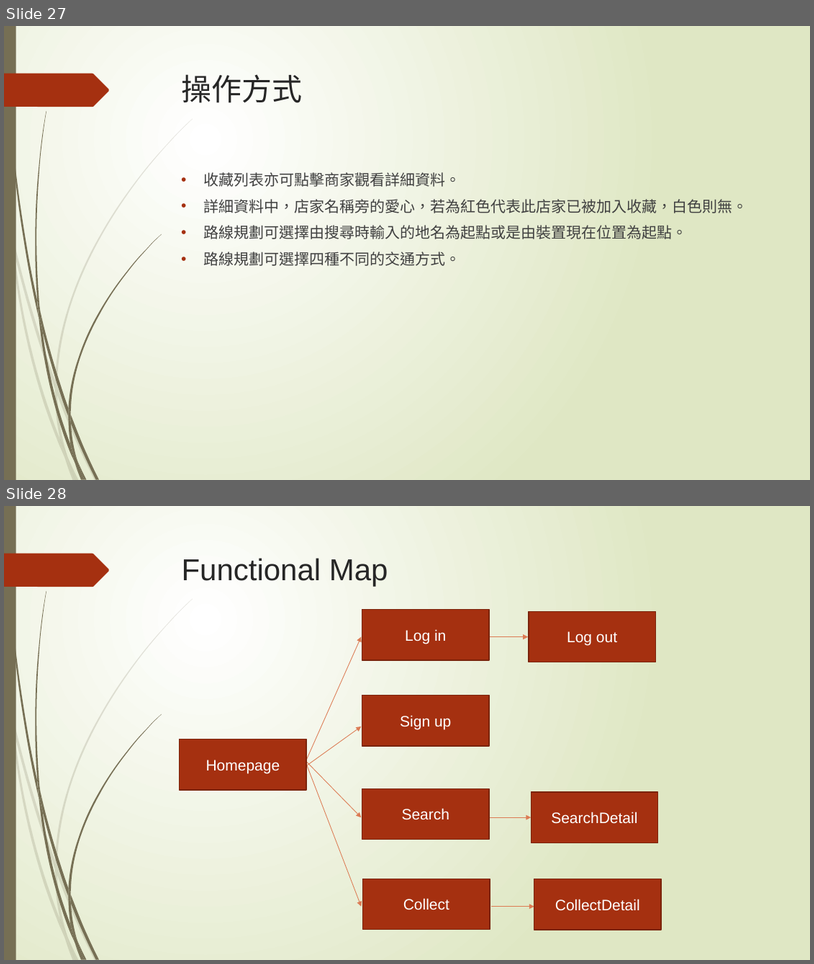
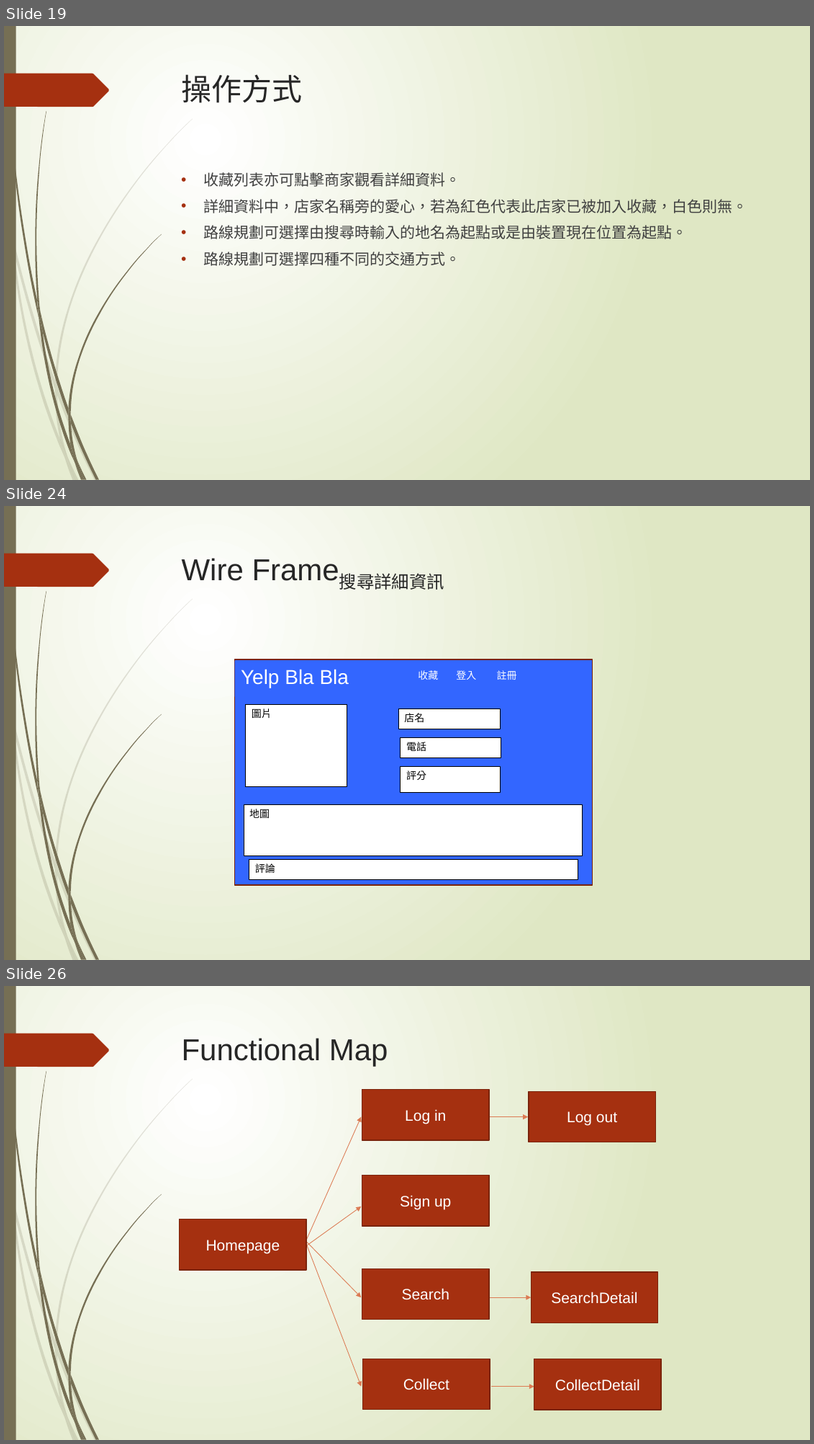
Before and after one commit to penut85420/WBSE_Project, a slide deck: 其他/YelpBlaBla.pptx. Shown one above the other, each under a label of ours: slides 27 and 28 before the commit, slides 19, 24 and 26 after it; the slides between them are not shown. The pictures are 814x964 and 814x1444 pixels, drawn with LibreOffice and Linux fonts; fonts in the diff are those of the drawing. Boxes give left, top, right and bottom in pixels: in the first picture for what was removed or moved away, otherwise in the second. Text is boxed around its words. In the diff, an @@ line names an element or a change of style, - is before the commit and + after.

Commit message:
wire frame
123

```diff
--- a/其他/YelpBlaBla.pptx
+++ b/其他/YelpBlaBla.pptx
@@ slide 24 added at box(4, 506, 810, 960), background gradient #FFFFFF to #DFE8C4; not listed: 24 template elements that a slide beside it also shows @@
@@ title added at box(182, 558, 244, 581), 36 pt, text #262626 @@
+Wire Frame搜尋詳細資訊
@@ rectangle added at box(235, 659, 593, 885), fill #3366FF, outline #7A240C 1.25 pt @@
@@ rectangle added at box(235, 661, 388, 697), fill #3366FF, 24 pt, text #FFFFFF @@
+Yelp Bla Bla
@@ text added at box(418, 670, 517, 680), 12 pt, text #FFFFFF @@
+收藏 登入 註冊
@@ rectangle added at box(245, 705, 347, 786), fill #FFFFFF, outline #000000 0.75 pt, 12 pt, text #000000 @@
+圖片
@@ rectangle added at box(399, 708, 501, 728), fill #FFFFFF, outline #000000 0.5 pt, 12 pt, text #000000 @@
+店名
@@ rectangle added at box(401, 738, 502, 758), fill #FFFFFF, outline #000000 0.5 pt, 12 pt, text #000000 @@
+電話
@@ rectangle added at box(401, 766, 502, 792), fill #FFFFFF, outline #000000 0.5 pt, 12 pt, text #000000 @@
+評分
@@ rectangle added at box(244, 804, 582, 855), fill #FFFFFF, outline #000000 0.5 pt, 12 pt, text #000000 @@
+地圖
@@ rectangle added at box(249, 860, 578, 879), fill #FFFFFF, outline #000000 0.5 pt, 12 pt, text #000000 @@
+評論
@@ what was slide 27 is now slide 19 @@
@@ what was slide 28 is now slide 26 @@
```
Also in this commit, not shown: 4 slides changed, 12 other slides added, 12 slides removed.
